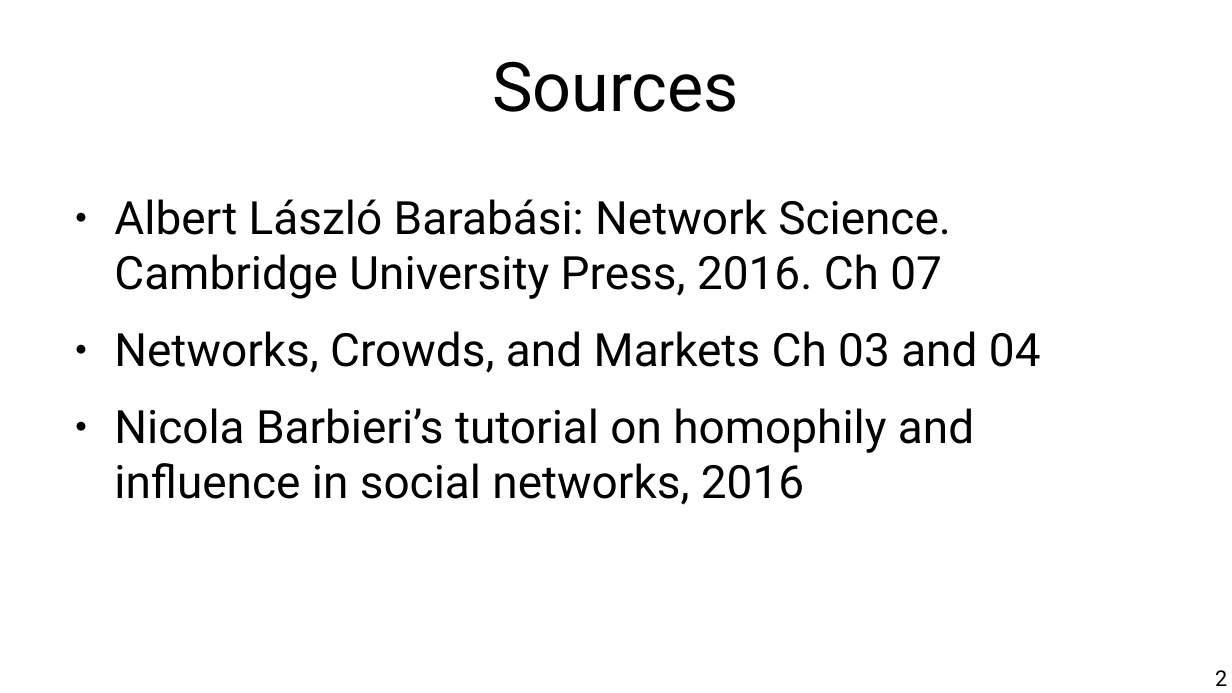
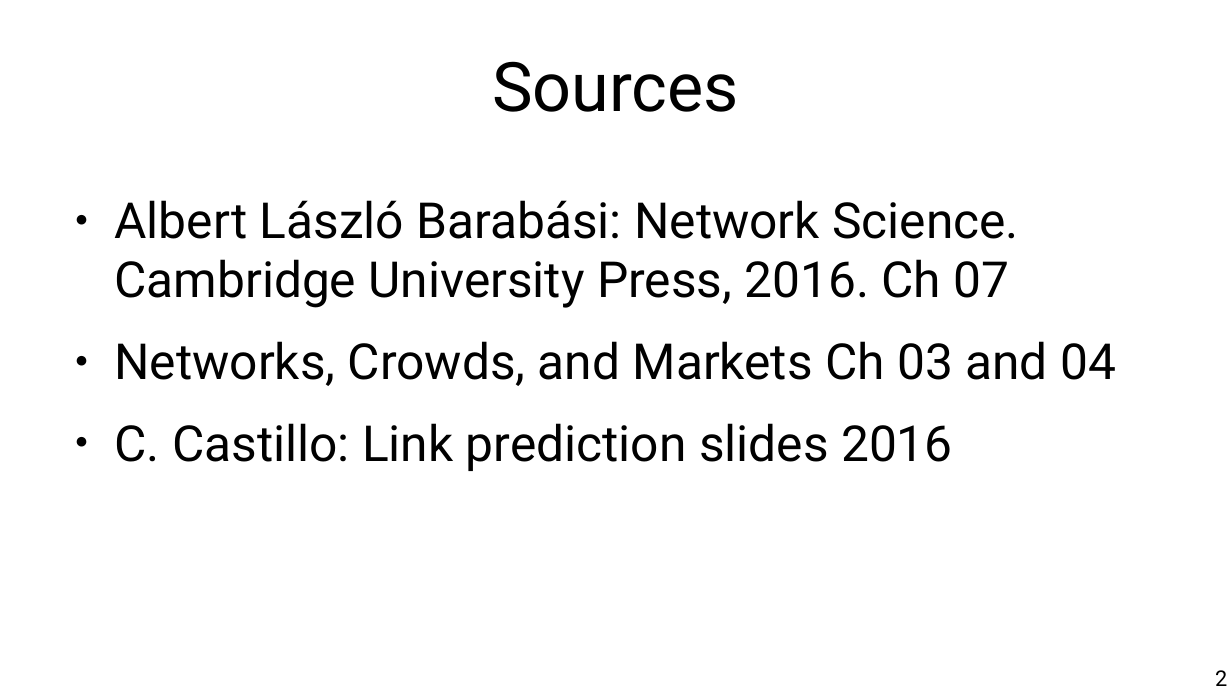
Before and after one commit to chatox/networks-science-course, a slide deck: slide 2 of theory/tt07_link_formation_mechanisms.odp. Drawn at 1232x693 pixels with LibreOffice and Linux fonts; fonts in the diff are those of the drawing. Boxes give left, top, right and bottom in pixels: in the first picture for what was removed or moved away, otherwise in the second. Text is boxed around its words. In the diff, an @@ line names an element or a change of style, - is before the commit and + after.

Commit message:
Moving homophily to next topic

```diff
--- a/theory/tt07_link_formation_mechanisms.odp
+++ b/theory/tt07_link_formation_mechanisms.odp
@@ text at (114,200,1116,386): size 29.6 to 32 pt in "Albert László Barabási: Network Science. Cambridge Universit ...", "Networks, Crowds, and Markets Ch 03 and ..." @@
@@ text at (114,423,953,471): text changed; size 29.6 to 32 pt @@
-● Nicola Barbieri’s tutorial on homophily and influence in social networks, 2016
+● C. Castillo: Link prediction slides 2016
```
Also in this commit, not shown: 6 other slides changed, 14 slides added, 14 slides removed, 1 other file.
